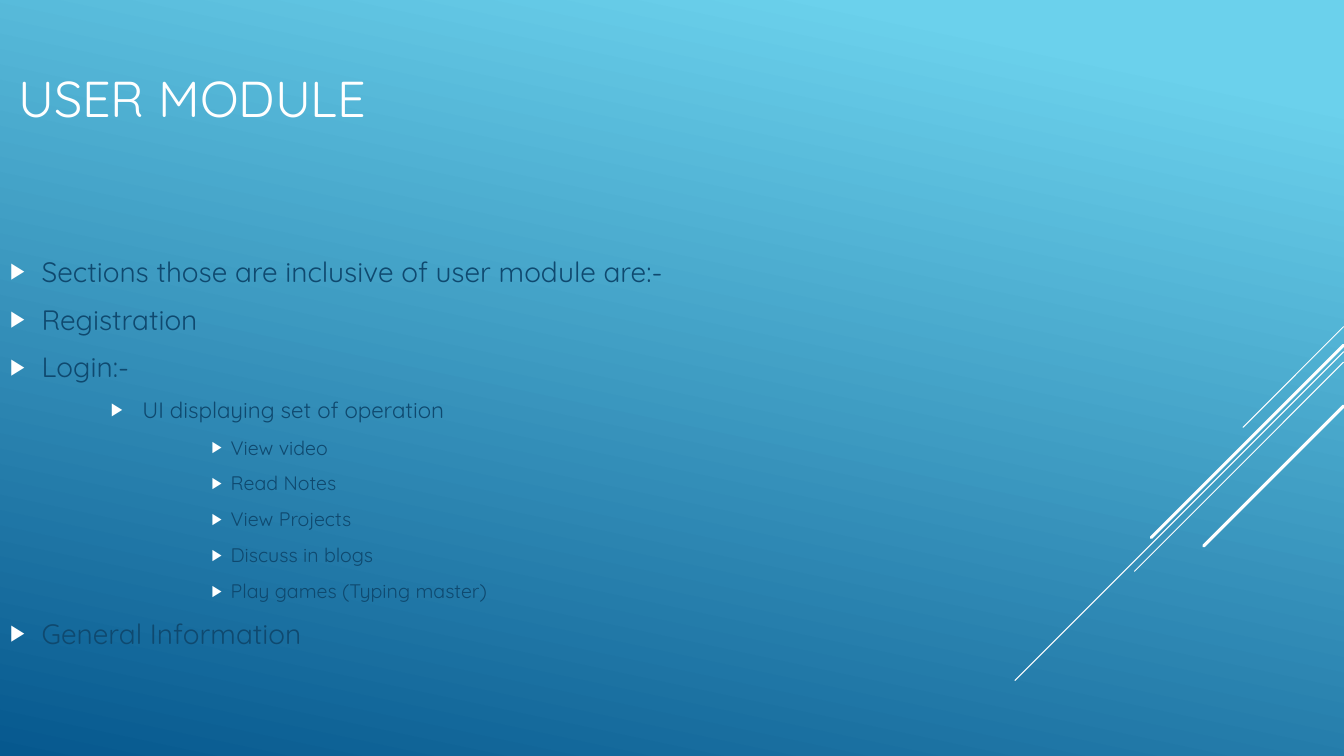
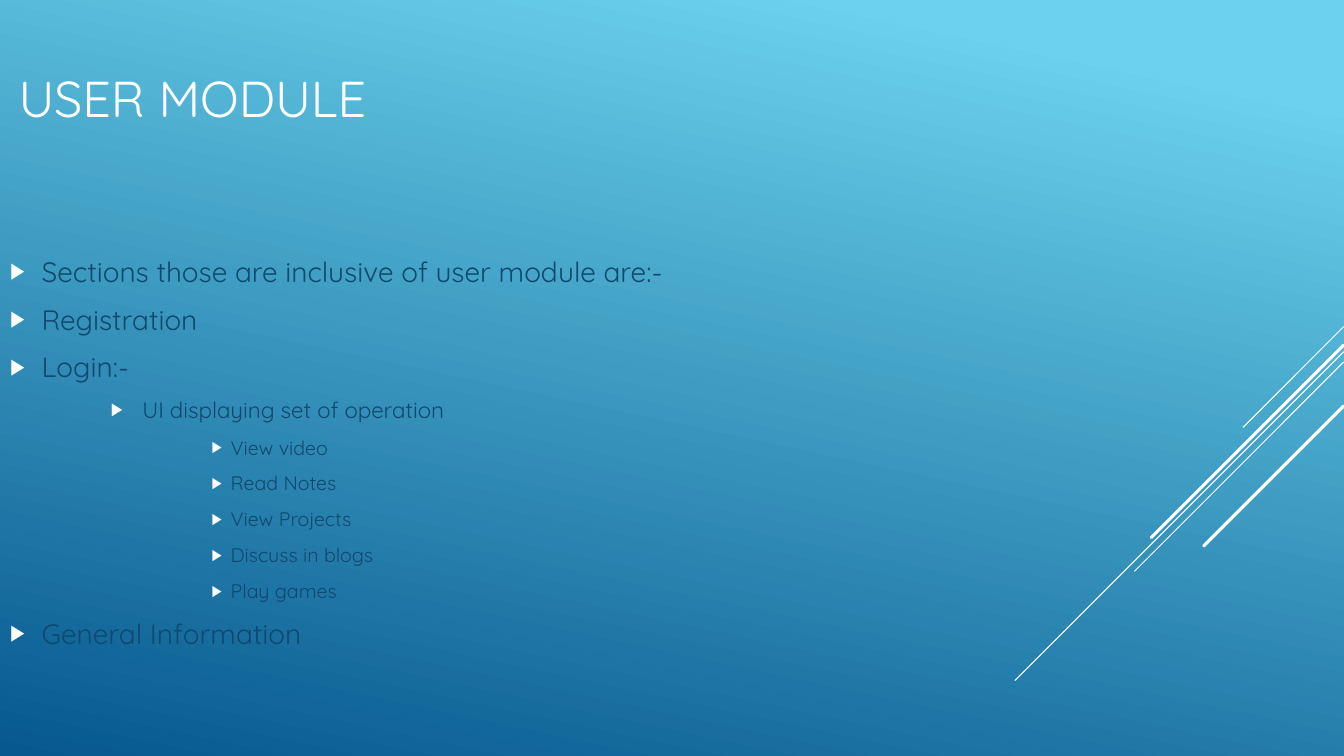
Before and after one commit to DSujitKumar/PaathShala, a slide deck: slide 11 of Paathsala.pptx. Drawn at 1344x756 pixels with LibreOffice and Linux fonts; fonts in the diff are those of the drawing. Boxes give left, top, right and bottom in pixels: in the first picture for what was removed or moved away, otherwise in the second. Text is boxed around its words. In the diff, an @@ line names an element or a change of style, - is before the commit and + after.

```diff
--- a/Paathsala.pptx
+++ b/Paathsala.pptx
@@ text at (231,584,337,602): text changed @@
-        ▶ Play games (Typing master)
+        ▶ Play games
```
Also in this commit, not shown: 3 other slides changed, 1 slide removed.
